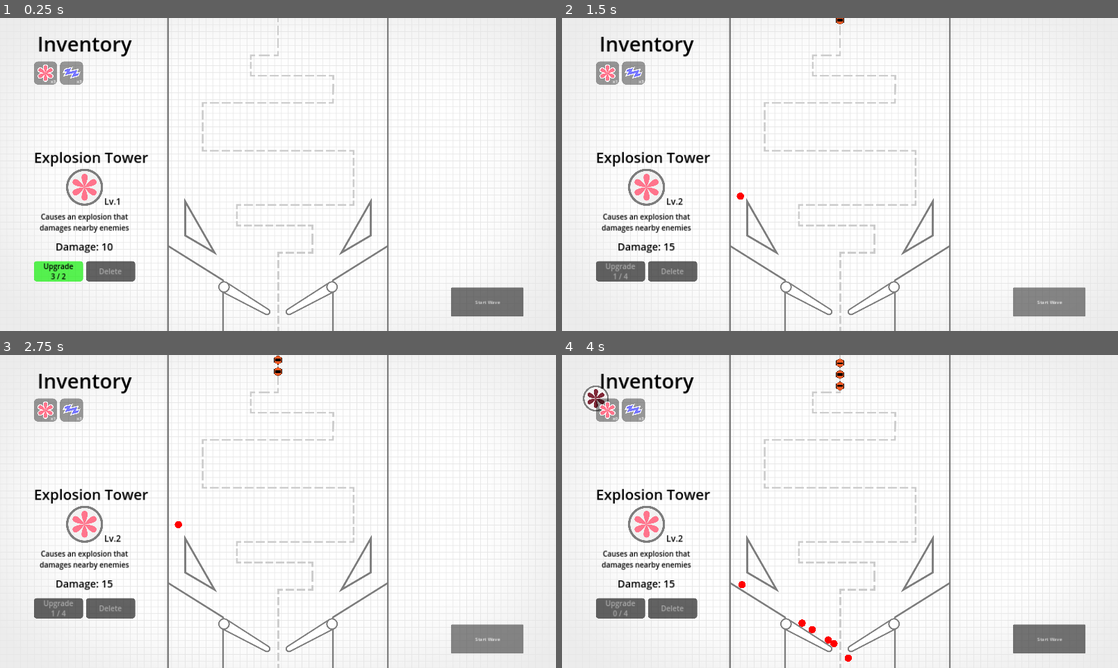
Above: before the commit, frames 1-4 (two rows, left to right).
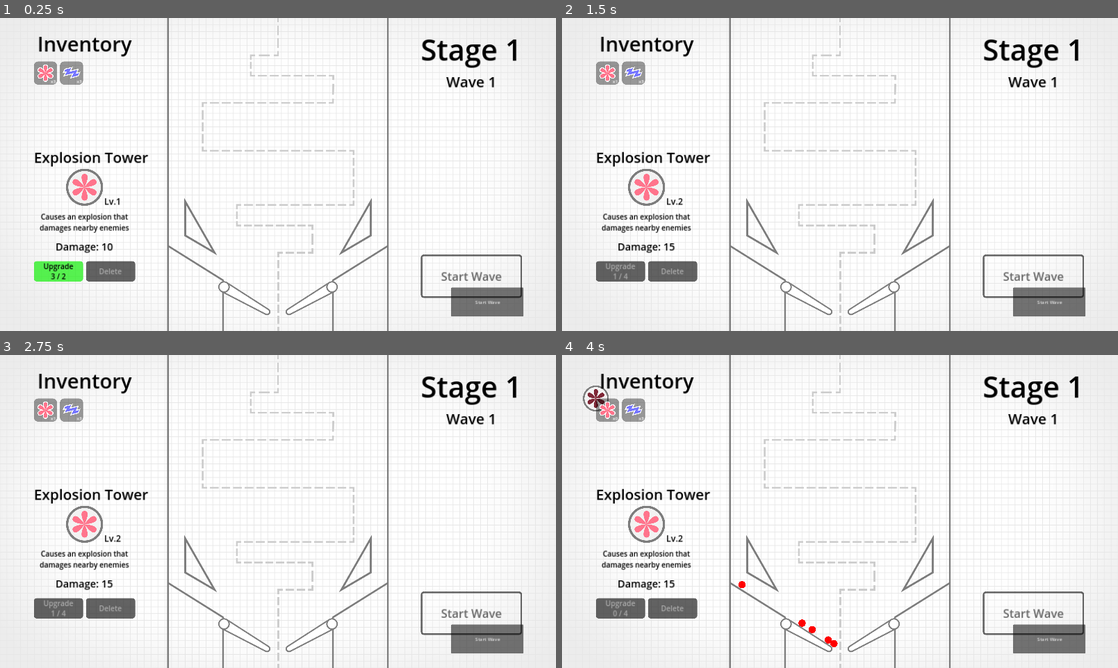
Above: after the commit, the same moments.

Repository: cxhuy/ptd
Game: Godot game, scene res://scenes/game.tscn
The game is run twice, just before and just after one commit, with the same random seed, the same clock (stepped at 60 frames per second) and the same inputs.
Inputs (mouse positions are in pixels of both pictures, inside the frame that each line leads up to):
- Up to frame 1 (0.25 s): no input
- Up to frame 2 (1.5 s): click "Upgrade 3 / 2" at 0.5 s; click "Start Wave" at 1.25 s
- Up to frame 3 (2.75 s): click "Start Wave" at 2 s
- Up to frame 4 (4 s): tap Enter at 2.75 s; move the mouse to (606, 411) at 2.77 s; hold / (rightFlip) 2.78-3.5 s; hold Space (addBall) 2.78-3.5 s; click (606, 411) at 2.92 s; click (595, 398) at 3.5 s

The runs differ from the first frame. In frame 1, 1.2% of the frame differs, in the area x 75-94%, y 6-90%; in frame 2, 1.2%; in frame 3, 1.3%; in frame 4, 1.3%, in the area x 49-94%, y 1-98%.

Commit message:
feat: add right ui

Diff:
--- a/scenes/ui.tscn
+++ b/scenes/ui.tscn
@@ -1,7 +1,9 @@
-[gd_scene load_steps=14 format=3 uid="uid://c0fnpip3uuqqb"]
+[gd_scene load_steps=24 format=3 uid="uid://c0fnpip3uuqqb"]
 
 [ext_resource type="Script" path="res://scripts/ui.gd" id="1_8qvsj"]
 [ext_resource type="Texture2D" uid="uid://b7tds42tkkpcm" path="res://sprites/towers/tower1/tower1_on.svg" id="2_nlksv"]
+[ext_resource type="Texture2D" uid="uid://cb1e7vlfhcta8" path="res://sprites/ui/tank.svg" id="3_1643c"]
+[ext_resource type="Texture2D" uid="uid://dq8i1svv4qeym" path="res://sprites/ui/health/5.svg" id="4_8yttj"]
 
 [sub_resource type="StyleBoxEmpty" id="StyleBoxEmpty_txrlt"]
 
@@ -13,23 +15,28 @@
 [sub_resource type="SystemFont" id="SystemFont_q4rks"]
 font_names = PackedStringArray("SF Pro Rounded")
 font_weight = 500
+subpixel_positioning = 0
 
 [sub_resource type="StyleBoxEmpty" id="StyleBoxEmpty_r1ash"]
 
 [sub_resource type="SystemFont" id="SystemFont_v2m7n"]
 font_names = PackedStringArray("SF Pro Rounded")
 font_weight = 600
+subpixel_positioning = 0
 
 [sub_resource type="SystemFont" id="SystemFont_o2kyr"]
 font_names = PackedStringArray("SF Pro Rounded")
+subpixel_positioning = 0
 
 [sub_resource type="SystemFont" id="SystemFont_34k4l"]
 font_names = PackedStringArray("SF Pro Rounded")
 font_weight = 500
+subpixel_positioning = 0
 
 [sub_resource type="SystemFont" id="SystemFont_4mbwx"]
 font_names = PackedStringArray("SF Pro Rounded")
 font_weight = 600
+subpixel_positioning = 0
 
 [sub_resource type="StyleBoxFlat" id="StyleBoxFlat_fnant"]
 bg_color = Color(0.0392157, 0.933333, 0, 0.678431)
@@ -52,15 +59,69 @@
 corner_radius_bottom_right = 10
 corner_radius_bottom_left = 10
 
+[sub_resource type="StyleBoxEmpty" id="StyleBoxEmpty_x2wu3"]
+
+[sub_resource type="SystemFont" id="SystemFont_spiv3"]
+font_names = PackedStringArray("SF Pro Rounded")
+font_weight = 600
+subpixel_positioning = 0
+
+[sub_resource type="SystemFont" id="SystemFont_j5hns"]
+font_names = PackedStringArray("SF Pro Rounded")
+font_weight = 500
+subpixel_positioning = 0
+
+[sub_resource type="StyleBoxEmpty" id="StyleBoxEmpty_7jgx3"]
+
+[sub_resource type="SystemFont" id="SystemFont_vnuum"]
+font_names = PackedStringArray("SF Pro Rounded")
+font_weight = 500
+
+[sub_resource type="StyleBoxFlat" id="StyleBoxFlat_6h0e8"]
+bg_color = Color(0, 0, 0, 0)
+border_width_left = 6
+border_width_top = 6
+border_width_right = 6
+border_width_bottom = 6
+border_color = Color(0, 0, 0, 0.588235)
+corner_radius_top_left = 10
+corner_radius_top_right = 10
+corner_radius_bottom_right = 10
+corner_radius_bottom_left = 10
+
+[sub_resource type="StyleBoxFlat" id="StyleBoxFlat_yehqe"]
+bg_color = Color(0, 0, 0, 0.607843)
+border_width_left = 6
+border_width_top = 6
+border_width_right = 6
+border_width_bottom = 6
+border_color = Color(0, 0, 0, 0.588235)
+corner_radius_top_left = 10
+corner_radius_top_right = 10
+corner_radius_bottom_right = 10
+corner_radius_bottom_left = 10
+
+[sub_resource type="StyleBoxFlat" id="StyleBoxFlat_otqfv"]
+bg_color = Color(0, 0, 0, 0)
+border_width_left = 6
+border_width_top = 6
+border_width_right = 6
+border_width_bottom = 6
+border_color = Color(0, 0, 0, 0.196078)
+corner_radius_top_left = 10
+corner_radius_top_right = 10
+corner_radius_bottom_right = 10
+corner_radius_bottom_left = 10
+
 [node name="UI" type="CanvasLayer"]
 script = ExtResource("1_8qvsj")
 
-[node name="Panel" type="Panel" parent="."]
+[node name="LeftUI" type="Panel" parent="."]
 offset_right = 584.0
 offset_bottom = 1080.0
 theme_override_styles/panel = SubResource("StyleBoxEmpty_txrlt")
 
-[node name="Inventory" type="FlowContainer" parent="Panel"]
+[node name="Inventory" type="FlowContainer" parent="LeftUI"]
 layout_mode = 0
 offset_left = 117.0
 offset_top = 40.0
@@ -69,7 +130,7 @@
 theme_override_constants/h_separation = 10
 theme_override_constants/v_separation = 10
 
-[node name="Label" type="Label" parent="Panel/Inventory"]
+[node name="Label" type="Label" parent="LeftUI/Inventory"]
 custom_minimum_size = Vector2(350, 100)
 layout_mode = 2
 theme_override_colors/font_color = Color(0, 0, 0, 1)
@@ -79,7 +140,7 @@
 horizontal_alignment = 1
 vertical_alignment = 1
 
-[node name="TowerData" type="HFlowContainer" parent="Panel"]
+[node name="TowerData" type="HFlowContainer" parent="LeftUI"]
 layout_mode = 0
 offset_left = 117.0
 offset_top = 440.0
@@ -88,7 +149,7 @@
 theme_override_constants/h_separation = 0
 theme_override_constants/v_separation = 0
 
-[node name="TowerName" type="Label" parent="Panel/TowerData"]
+[node name="TowerName" type="Label" parent="LeftUI/TowerData"]
 custom_minimum_size = Vector2(350, 80)
 layout_mode = 2
 theme_override_colors/font_color = Color(0, 0, 0, 1)
@@ -98,17 +159,17 @@
 horizontal_alignment = 1
 vertical_alignment = 1
 
-[node name="TowerImage" type="Panel" parent="Panel/TowerData"]
+[node name="TowerImage" type="Panel" parent="LeftUI/TowerData"]
 custom_minimum_size = Vector2(350, 148)
 layout_mode = 2
 theme_override_styles/panel = SubResource("StyleBoxEmpty_r1ash")
 
-[node name="TowerSprite" type="Sprite2D" parent="Panel/TowerData/TowerImage"]
+[node name="TowerSprite" type="Sprite2D" parent="LeftUI/TowerData/TowerImage"]
 position = Vector2(175, 64)
 scale = Vector2(0.5, 0.5)
 texture = ExtResource("2_nlksv")
 
-[node name="TowerLevel" type="Label" parent="Panel/TowerData/TowerImage"]
+[node name="TowerLevel" type="Label" parent="LeftUI/TowerData/TowerImage"]
 custom_minimum_size = Vector2(190, 135)
 layout_mode = 0
 offset_left = 111.0
@@ -121,7 +182,7 @@
 horizontal_alignment = 2
 vertical_alignment = 2
 
-[node name="TowerDesc" type="Label" parent="Panel/TowerData"]
+[node name="TowerDesc" type="Label" parent="LeftUI/TowerData"]
 custom_minimum_size = Vector2(350, 0)
 layout_mode = 2
 theme_override_colors/font_color = Color(0, 0, 0, 1)
@@ -131,11 +192,11 @@
 horizontal_alignment = 1
 autowrap_mode = 2
 
-[node name="Gap" type="Label" parent="Panel/TowerData"]
+[node name="Gap" type="Label" parent="LeftUI/TowerData"]
 custom_minimum_size = Vector2(350, 20)
 layout_mode = 2
 
-[node name="TowerStats" type="Label" parent="Panel/TowerData"]
+[node name="TowerStats" type="Label" parent="LeftUI/TowerData"]
 custom_minimum_size = Vector2(350, 0)
 layout_mode = 2
 theme_override_colors/font_color = Color(0, 0, 0, 1)
@@ -147,16 +208,16 @@
 horizontal_alignment = 1
 autowrap_mode = 2
 
-[node name="Gap2" type="Label" parent="Panel/TowerData"]
+[node name="Gap2" type="Label" parent="LeftUI/TowerData"]
 custom_minimum_size = Vector2(350, 20)
 layout_mode = 2
 
-[node name="Buttons" type="VFlowContainer" parent="Panel/TowerData"]
+[node name="Buttons" type="VFlowContainer" parent="LeftUI/TowerData"]
 custom_minimum_size = Vector2(350, 0)
 layout_mode = 2
 theme_override_constants/h_separation = 10
 
-[node name="UpgradeButton" type="Button" parent="Panel/TowerData/Buttons"]
+[node name="UpgradeButton" type="Button" parent="LeftUI/TowerData/Buttons"]
 custom_minimum_size = Vector2(170, 70)
 layout_mode = 2
 focus_mode = 0
@@ -173,7 +234,7 @@
 text = "Upgrade
 37 / 2"
 
-[node name="DeleteButton" type="Button" parent="Panel/TowerData/Buttons"]
+[node name="DeleteButton" type="Button" parent="LeftUI/TowerData/Buttons"]
 custom_minimum_size = Vector2(170, 70)
 layout_mode = 2
 focus_mode = 0
@@ -189,5 +250,72 @@
 theme_override_styles/focus = SubResource("StyleBoxFlat_n2bqs")
 text = "Delete"
 
-[connection signal="pressed" from="Panel/TowerData/Buttons/UpgradeButton" to="." method="_on_upgrade_button_pressed"]
-[connection signal="pressed" from="Panel/TowerData/Buttons/DeleteButton" to="." method="_on_delete_button_pressed"]
+[node name="RightUI" type="Panel" parent="."]
+offset_left = 1336.0
+offset_right = 1920.0
+offset_bottom = 1080.0
+theme_override_styles/panel = SubResource("StyleBoxEmpty_x2wu3")
+
+[node name="RightUIContainer" type="HFlowContainer" parent="RightUI"]
+custom_minimum_size = Vector2(350, 0)
+layout_mode = 0
+offset_left = 117.0
+offset_top = 40.0
+offset_right = 467.0
+offset_bottom = 164.0
+
+[node name="Stage" type="Label" parent="RightUI/RightUIContainer"]
+custom_minimum_size = Vector2(350, 0)
+layout_mode = 2
+theme_override_colors/font_color = Color(0, 0, 0, 1)
+theme_override_fonts/font = SubResource("SystemFont_spiv3")
+theme_override_font_sizes/font_size = 100
+text = "Stage 1"
+horizontal_alignment = 1
+
+[node name="Wave" type="Label" parent="RightUI/RightUIContainer"]
+custom_minimum_size = Vector2(350, 0)
+layout_mode = 2
+theme_override_colors/font_color = Color(0, 0, 0, 1)
+theme_override_fonts/font = SubResource("SystemFont_j5hns")
+theme_override_font_sizes/font_size = 50
+text = "Wave 1"
+horizontal_alignment = 1
+
+[node name="Tank" type="Panel" parent="RightUI/RightUIContainer"]
+custom_minimum_size = Vector2(350, 400)
+layout_mode = 2
+theme_override_styles/panel = SubResource("StyleBoxEmpty_7jgx3")
+
+[node name="TankSprite" type="Sprite2D" parent="RightUI/RightUIContainer/Tank"]
+position = Vector2(175, 225)
+texture = ExtResource("3_1643c")
+
+[node name="Health" type="Panel" parent="RightUI/RightUIContainer"]
+custom_minimum_size = Vector2(350, 150)
+layout_mode = 2
+theme_override_styles/panel = SubResource("StyleBoxEmpty_7jgx3")
+
+[node name="HealthSprite" type="Sprite2D" parent="RightUI/RightUIContainer/Health"]
+position = Vector2(175, 100)
+scale = Vector2(0.8, 0.8)
+texture = ExtResource("4_8yttj")
+
+[node name="WaveStartButton" type="Button" parent="RightUI/RightUIContainer"]
+custom_minimum_size = Vector2(350, 150)
+layout_mode = 2
+focus_mode = 0
+mouse_default_cursor_shape = 2
+theme_override_colors/font_color = Color(0, 0, 0, 0.588235)
+theme_override_colors/font_hover_pressed_color = Color(1, 1, 1, 1)
+theme_override_colors/font_disabled_color = Color(0, 0, 0, 0.196078)
+theme_override_fonts/font = SubResource("SystemFont_vnuum")
+theme_override_font_sizes/font_size = 40
+theme_override_styles/normal = SubResource("StyleBoxFlat_6h0e8")
+theme_override_styles/hover = SubResource("StyleBoxFlat_yehqe")
+theme_override_styles/pressed = SubResource("StyleBoxFlat_yehqe")
+theme_override_styles/disabled = SubResource("StyleBoxFlat_otqfv")
+text = "Start Wave"
+
+[connection signal="pressed" from="LeftUI/TowerData/Buttons/UpgradeButton" to="." method="_on_upgrade_button_pressed"]
+[connection signal="pressed" from="LeftUI/TowerData/Buttons/DeleteButton" to="." method="_on_delete_button_pressed"]
--- a/scripts/ui.gd
+++ b/scripts/ui.gd
@@ -12,7 +12,7 @@
 		var tower = load("res://scenes/tower/tower" + str(i + 1) + "/tower" + str(i + 1) + ".tscn")
 		towerAddInstance.tower = tower
 		towerAddInstance.towerId = i + 1
-		$Panel/Inventory.add_child(towerAddInstance)
+		$LeftUI/Inventory.add_child(towerAddInstance)
 
 	updateTowerData(1)
 
@@ -20,13 +20,13 @@
 func updateTowerData(towerId: int, towerToDelete = null):
 	currentTowerId = towerId
 	var towerData: Dictionary =  Data.towerData[towerId]
-	$Panel/Inventory.get_child(currentTowerId).get_node("TowerQuantity").text = "x" + str(towerData["quantity"])
+	$LeftUI/Inventory.get_child(currentTowerId).get_node("TowerQuantity").text = "x" + str(towerData["quantity"])
 
-	$Panel/TowerData/TowerName.text = towerData["name"]
-	$Panel/TowerData/TowerImage/TowerSprite.texture = \
+	$LeftUI/TowerData/TowerName.text = towerData["name"]
+	$LeftUI/TowerData/TowerImage/TowerSprite.texture = \
 		load("res://sprites/towers/tower" + str(towerId) + "/tower" + str(towerId) + "_on.svg")
-	$Panel/TowerData/TowerImage/TowerLevel.text = "Lv." + str(towerData["level"])
-	$Panel/TowerData/TowerDesc.text = towerData["description"]
+	$LeftUI/TowerData/TowerImage/TowerLevel.text = "Lv." + str(towerData["level"])
+	$LeftUI/TowerData/TowerDesc.text = towerData["description"]
 	var towerStats: String
 	for stat in towerData["stats"]:
 		var statString: String
@@ -34,24 +34,24 @@
 			"damage": statString = "Damage: "
 			"targetEnemies": statString = "Target Enemies: "
 		towerStats += statString + str(towerData["stats"][stat][towerData["level"] - 1]) + "\n"
-	$Panel/TowerData/TowerStats.text = towerStats
+	$LeftUI/TowerData/TowerStats.text = towerStats
 
 	if towerData["level"] < 9:
-		$Panel/TowerData/Buttons/UpgradeButton.text = \
+		$LeftUI/TowerData/Buttons/UpgradeButton.text = \
 			"Upgrade\n" + str(towerData["quantity"]) + " / " + str(Data.upgradeRequired[towerData["level"]])
 	else:
-		$Panel/TowerData/Buttons/UpgradeButton.text = "Max Level"
+		$LeftUI/TowerData/Buttons/UpgradeButton.text = "Max Level"
 
 	if towerData["level"] < 9 and towerData["quantity"] < Data.upgradeRequired[towerData["level"]] \
 	or towerData["level"] == 9:
-		$Panel/TowerData/Buttons/UpgradeButton.disabled = true
+		$LeftUI/TowerData/Buttons/UpgradeButton.disabled = true
 	else:
-		$Panel/TowerData/Buttons/UpgradeButton.disabled = false
+		$LeftUI/TowerData/Buttons/UpgradeButton.disabled = false
 
 	if towerToDelete == null:
-		$Panel/TowerData/Buttons/DeleteButton.disabled = true
+		$LeftUI/TowerData/Buttons/DeleteButton.disabled = true
 	else:
-		$Panel/TowerData/Buttons/DeleteButton.disabled = false
+		$LeftUI/TowerData/Buttons/DeleteButton.disabled = false
 	self.towerToDelete = towerToDelete
 
 
